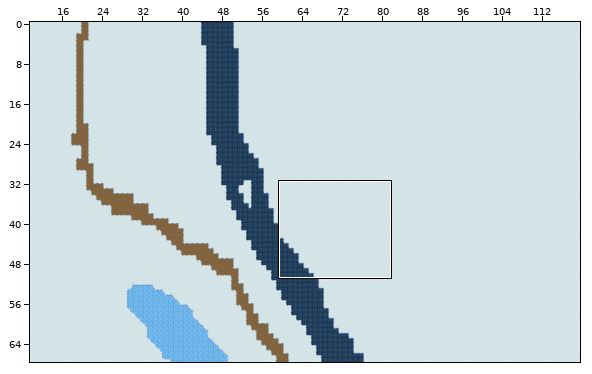
Tiled map (JSON) -- assets/maps/cold1.json. The first picture is a wide view before the edit; the outline marks the close-up.
Close-up. Old version:
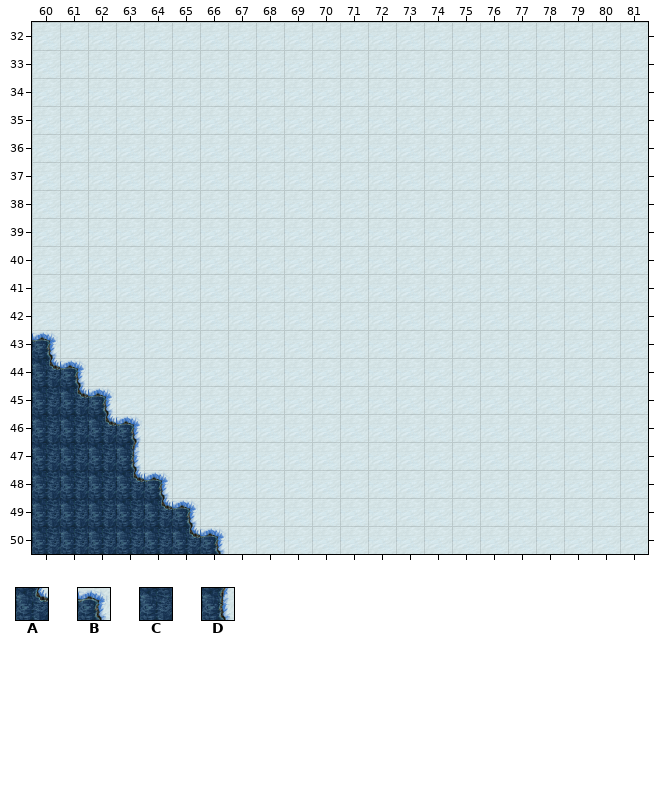
Cells are 32x32 px. Shown: x 60..81, y 32..50. The commit also changed other parts of the map, which this record leaves out.
Key: from "terrain": A 34, B 68, C 100, D 101.
_ is an empty cell.
Layers that did not change in this view are not listed.
Layer "Ground2" before, first column x 60:
32 ______________________
33 ______________________
34 ______________________
35 ______________________
36 ______________________
37 ______________________
38 ______________________
39 ______________________
40 ______________________
41 ______________________
42 ______________________
43 B_____________________
44 AB____________________
45 CAB___________________
46 CCAB__________________
47 CCCD__________________
48 CCCAB_________________
49 CCCCAB________________
50 CCCCCAB_______________
After:
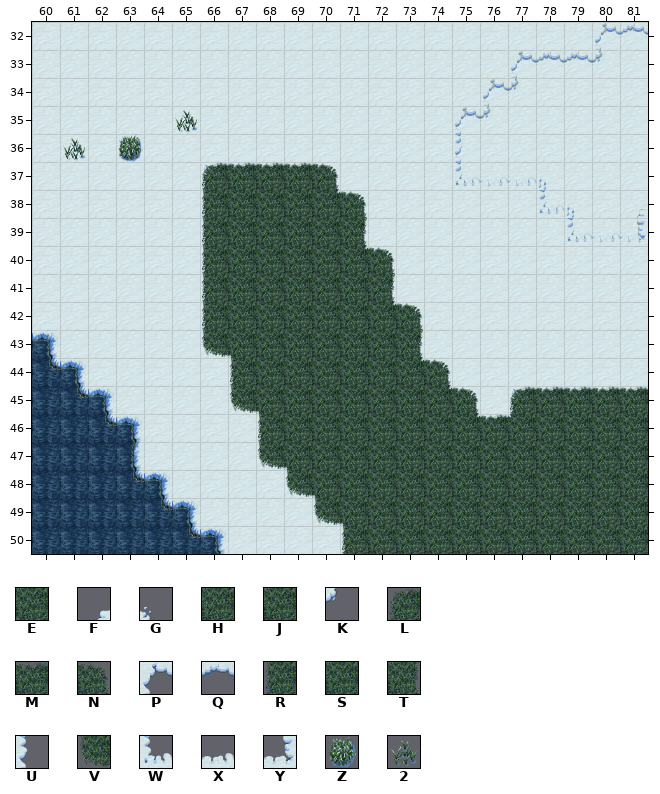
Further tiles: from "terrain": E 26, F 28, G 29, H 58, J 59, K 62, L 90, M 91, N 92, P 93, Q 94, R 123, S 124, T 125, U 126, V 156, W 159, X 160, Y 161, Z 189, 2 192.
The exact change:
Changed rows in their new state; . is an unchanged cell.
Layer "Ground2":
first column x 61:
32 ...................PQ
33 ................PQQK.
34 ...............PK....
35 ....2.........PK.....
36 2.Z...........U......
37 .....LMMMN....WXXG...
38 .....RSSSHN......WG.F
39 .....RSSSST.......WXY
40 .....RSSSSHN.........
41 .....RSSSSST.........
42 .....RSSSSSHN........
43 .....VESSSSST........
44 ......RSSSSSHN.......
45 ......VESSSSSHN.LMMMM
46 .......RSSSSSSHMJSSSS
47 .......VESSSSSSSSSSSS
48 ........VESSSSSSSSSSS
49 .........VESSSSSSSSSS
50 ..........RSSSSSSSSSS
